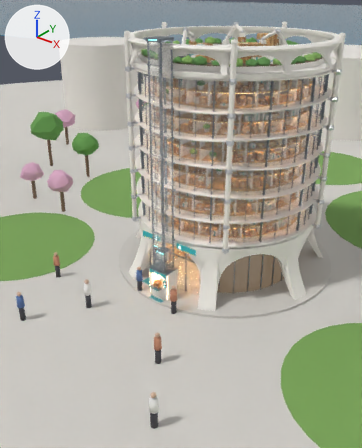
The Blender file asset/models/q07b-pickup-tower/q07b-pickup-tower.blend: old version first, new version second.
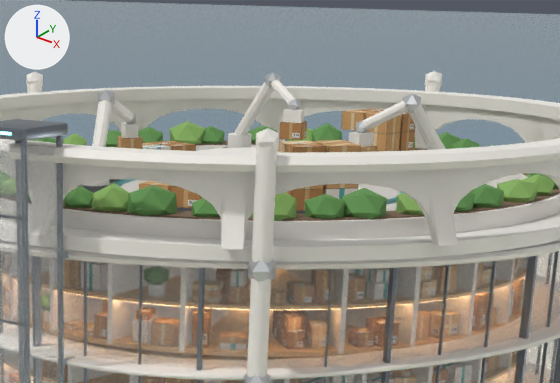
Each version appears first whole from a 50 mm camera at (16.0, -24.5, 16.4) aimed at (0.3, -4.9, 4.3), and next in a close-up on the part from 42% to 89% of the width and 0% to 26% of the height. The axes (+X, +Y, +Z) are drawn at upper left. The lights are the same throughout. The first two pictures are the older version.

In view in the first close-up: 'PV_Context', 'Q07B_Shell'.
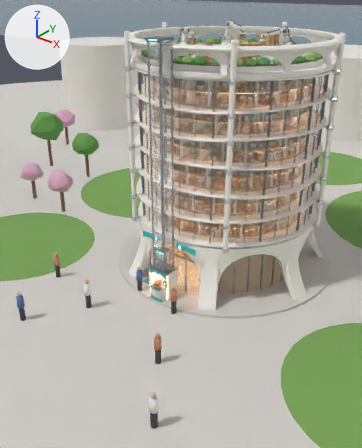
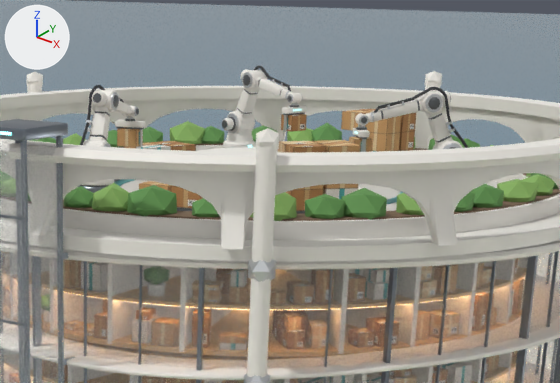
What differs and where, as boxes [x1, y1, x2, y2] in the close-ups (560 x 383 px; the box of a moved part takes in the faces that stretch with it):
'Q07B_Shell', reshaped: before [0, 71, 560, 383]; after [0, 66, 560, 383]
part 1 of me_q07b_shell, moved or reshaped (not visible afterwards): before [349, 132, 374, 147]
part 2 of me_q07b_shell, moved or reshaped (not visible afterwards): before [279, 121, 307, 140]
part 3 of me_q07b_shell, moved or reshaped (not visible afterwards): before [361, 146, 377, 152]
part 4 of me_q07b_shell, moved or reshaped (not visible afterwards): before [283, 109, 304, 123]
part 5 of me_q07b_shell, moved or reshaped (not visible afterwards): before [121, 123, 139, 138]
part 6 of me_q07b_shell, rebuilt: before [78, 182, 113, 193]; after [78, 186, 107, 193]
part 7 of me_q07b_shell, rebuilt: before [228, 133, 252, 148]; after [226, 129, 253, 143]
part 8 of me_q07b_shell, rebuilt (not visible afterwards): before [83, 179, 109, 186]
part 9 of me_q07b_shell, built on: before [92, 89, 142, 149]; after [80, 85, 145, 187]
part 10 of me_q07b_shell, built on: before [235, 72, 300, 135]; after [222, 66, 307, 148]
part 11 of me_q07b_shell, reshaped: before [356, 94, 445, 150]; after [349, 87, 468, 152]

What changed in the scene script:
```text
Add mat_q07b_cable:
    mat_q07b_cable = principled_material('q07b_cable')
    mat_q07b_cable.base_color = (0.035, 0.038, 0.042)  # dark grey #35373a
    mat_q07b_cable.roughness = 0.75
Change me_q07b_shell:
    used by ob_q07b_shell; parent = ob_q07b_pickuptower; location = (0.0, 0.0, 0.0)
    remove me_q07b_shell.from_pydata(...)  # 18664 vertices, 18340 faces; spans x -6.9..6.9, y -6.9..6.9, z 0.0..14.26
    add me_q07b_shell.from_pydata(...)  # 25516 vertices, 23506 faces; spans x -6.9..6.9, y -6.9..6.9, z 0.0..14.35
    me_q07b_shell part 1: the loose piece of 8 vertices spanning x 2.01..2.29, y -0.63..-0.27, z 13.49..13.69 is scaled about its middle by (-0.231, 0.232, 0.16), then moved by (-3.43, -1.14, 0.04), in mat_q07b_alu (grey #7e8690)
    me_q07b_shell part 2: the loose piece of 8 vertices spanning x -0.93..-0.45, y 1.87..2.31, z 13.21..13.49 is scaled about its middle by (0.131, 0.209, 0.114), then moved by (-0.97, -3.78, 0.28), in mat_q07b_alu (grey #7e8690)
    me_q07b_shell part 3: the loose piece of 8 vertices spanning x 1.95..2.36, y -0.68..-0.22, z 13.21..13.49 is scaled about its middle by (0.214, 0.128, 0.114), then moved by (-2.89, 2.35, 0.28), in mat_q07b_alu (grey #7e8690)
    me_q07b_shell part 4: the loose piece of 8 vertices spanning x -0.87..-0.5, y 1.94..2.24, z 13.49..13.69 is scaled about its middle by (-0.236, 0.224, 0.16), then moved by (0.05, 0.19, 0.04), in mat_q07b_alu (grey #7e8690)
    me_q07b_shell part 5: the loose piece of 8 vertices spanning x -1.66..-1.27, y -1.83..-1.45, z 13.49..13.69 is scaled about its middle by (-0.227, 0.237, 0.16), then moved by (3.48, 1.33, 0.04), in mat_q07b_alu (grey #7e8690)
    me_q07b_shell part 6: the loose piece of 32 vertices spanning x -1.41..-0.77, y -3.33..-2.69, z 12.62..12.92 is rebuilt with 144 vertices and now spans x -1.43..-0.75, y -3.35..-2.67, z 12.66..12.91, in mat_q07b_alu (grey #7e8690)
    me_q07b_shell part 7: the loose piece of 32 vertices spanning x -2.28..-1.84, y 2.23..2.67, z 12.92..13.17 is rebuilt with 96 vertices and now spans x -2.31..-1.81, y 2.2..2.7, z 13.02..13.28
    me_q07b_shell part 8: the loose piece of 32 vertices spanning x -1.31..-0.87, y -3.23..-2.79, z 12.92..13.17 is rebuilt with 96 vertices and now spans x -1.34..-0.84, y -3.26..-2.76, z 13.02..13.28
    me_q07b_shell part 9: 72 vertices removed from x -1.73..-0.99, y -3.1..-1.38, z 13.11..14.26; 2172 vertices added at x -1.71..-0.62, y -3.48..-1.46, z 12.62..14.35
    me_q07b_shell part 10: 64 vertices removed from x -2.14..-0.59, y 1.98..2.56, z 13.11..14.26; 2172 vertices added at x -2.53..-0.51, y 1.84..2.92, z 12.62..14.35
    me_q07b_shell part 11: 64 vertices removed from x 2.06..3.25, y -0.56..0.65, z 13.11..14.26; 2172 vertices added at x 1.93..3.69, y -0.67..1.1, z 12.62..14.35
    other edits to the shape of me_q07b_shell do not show in these pictures
    add me_q07b_shell.materials.append(mat_q07b_cable)  # dark grey #35373a
```
